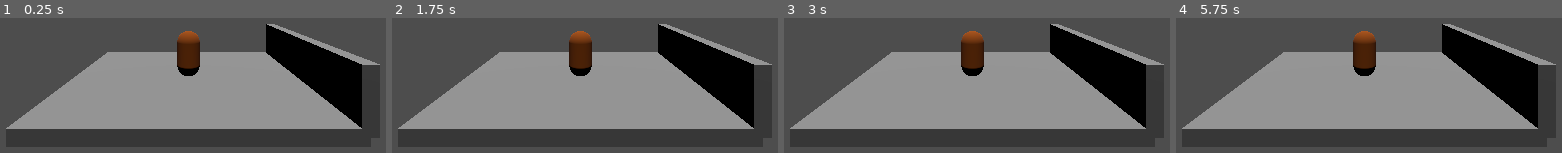
Above: before the commit, frames 1-4 (left to right).
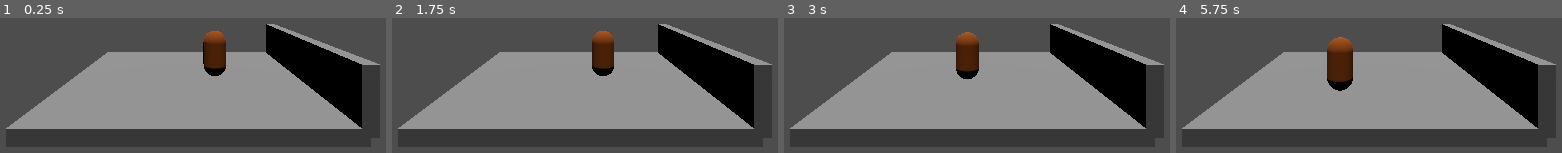
Above: after the commit, the same moments.

Repository: enigma999/Critical-Take-Over
Game: Godot game, scene res://scenes/game.tscn
Same seed, same stepped clock (60 frames per second), same inputs: the game is played once before the commit and once after it.
Inputs:
- Up to frame 1 (0.25 s): no input
- Up to frame 2 (1.75 s): tap Enter at 1.25 s
- Up to frame 3 (3 s): no input
- Up to frame 4 (5.75 s): no input

The runs differ from the first frame. In frame 1, 3.5% of the frame differs, in the area x 45-59%, y 9-43%; in frame 2, 3.5%; in frame 3, 1.1%; in frame 4, 4.2%, in the area x 39-52%, y 9-55%.

Commit message:
added script to enemy to make it move around

Diff:
--- a/scenes/characters/enemy.tscn
+++ b/scenes/characters/enemy.tscn
@@ -1,12 +1,14 @@
-[gd_scene load_steps=4 format=3 uid="uid://bcj7wv5s7lqvk"]
+[gd_scene load_steps=5 format=3 uid="uid://bcj7wv5s7lqvk"]
 
 [ext_resource type="Material" uid="uid://km3xals54lid" path="res://assets/materials/mat_enemy.tres" id="1_lviba"]
+[ext_resource type="Script" path="res://scripts/enemy.gd" id="1_xas03"]
 
 [sub_resource type="CapsuleMesh" id="CapsuleMesh_6j7de"]
 
 [sub_resource type="CapsuleShape3D" id="CapsuleShape3D_4mtq7"]
 
 [node name="Enemy" type="CharacterBody3D"]
+script = ExtResource("1_xas03")
 
 [node name="MeshInstance3D" type="MeshInstance3D" parent="."]
 transform = Transform3D(1, 0, 0, 0, 1, 0, 0, 0, 1, 0, 1, 0)
--- /dev/null
+++ b/scripts/enemy.gd
@@ -0,0 +1,37 @@
+extends CharacterBody3D
+
+@export var health: float = 100
+@export var move_around: bool = false
+@export var speed: float = 5.0
+
+var relative_points: Array[Vector3] = [
+	Vector3(0, 0, 0),
+	Vector3(2, 0, 0),
+	Vector3(-1, 0, 2)
+]
+var spawn_position: Vector3 = Vector3.ZERO
+var absolute_points: Array[Vector3] = []
+var current_point: int = 0
+
+func _ready():
+	_setup_movement_points()
+
+func _physics_process(delta: float) -> void:
+	if !move_around or absolute_points.size() < 2:
+		return
+
+	velocity = (absolute_points[current_point] - global_transform.origin).normalized() * speed
+	move_and_slide()
+
+	if global_transform.origin.distance_to(absolute_points[current_point]) < 0.1:
+		global_transform.origin = absolute_points[current_point]
+		current_point = (current_point + 1) % absolute_points.size()
+
+func _setup_movement_points():
+	spawn_position = global_transform.origin
+
+	for point in relative_points:
+		absolute_points.append(spawn_position + point)
+
+	if absolute_points.size() >= 1:
+		current_point = 0
